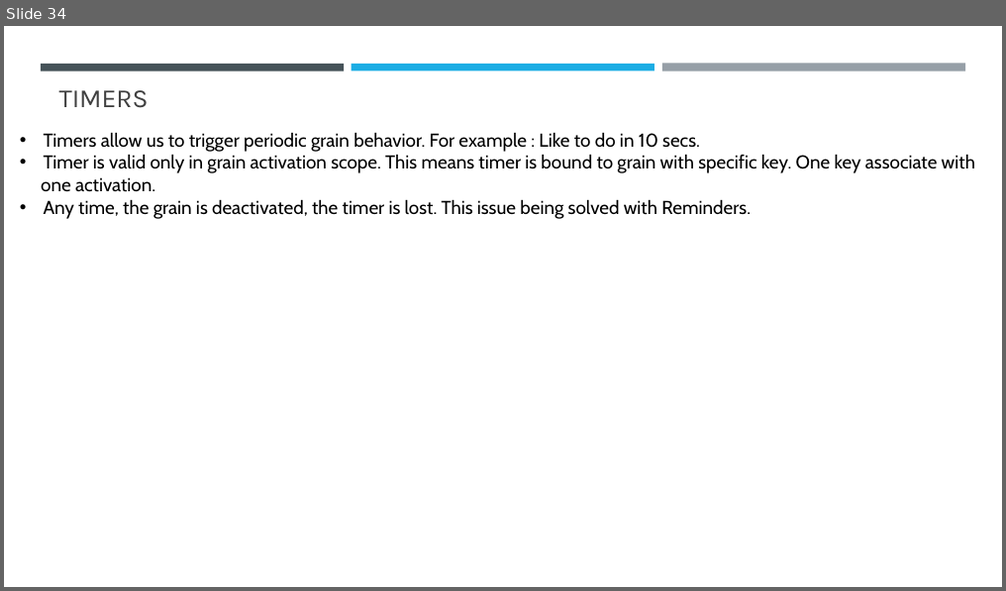
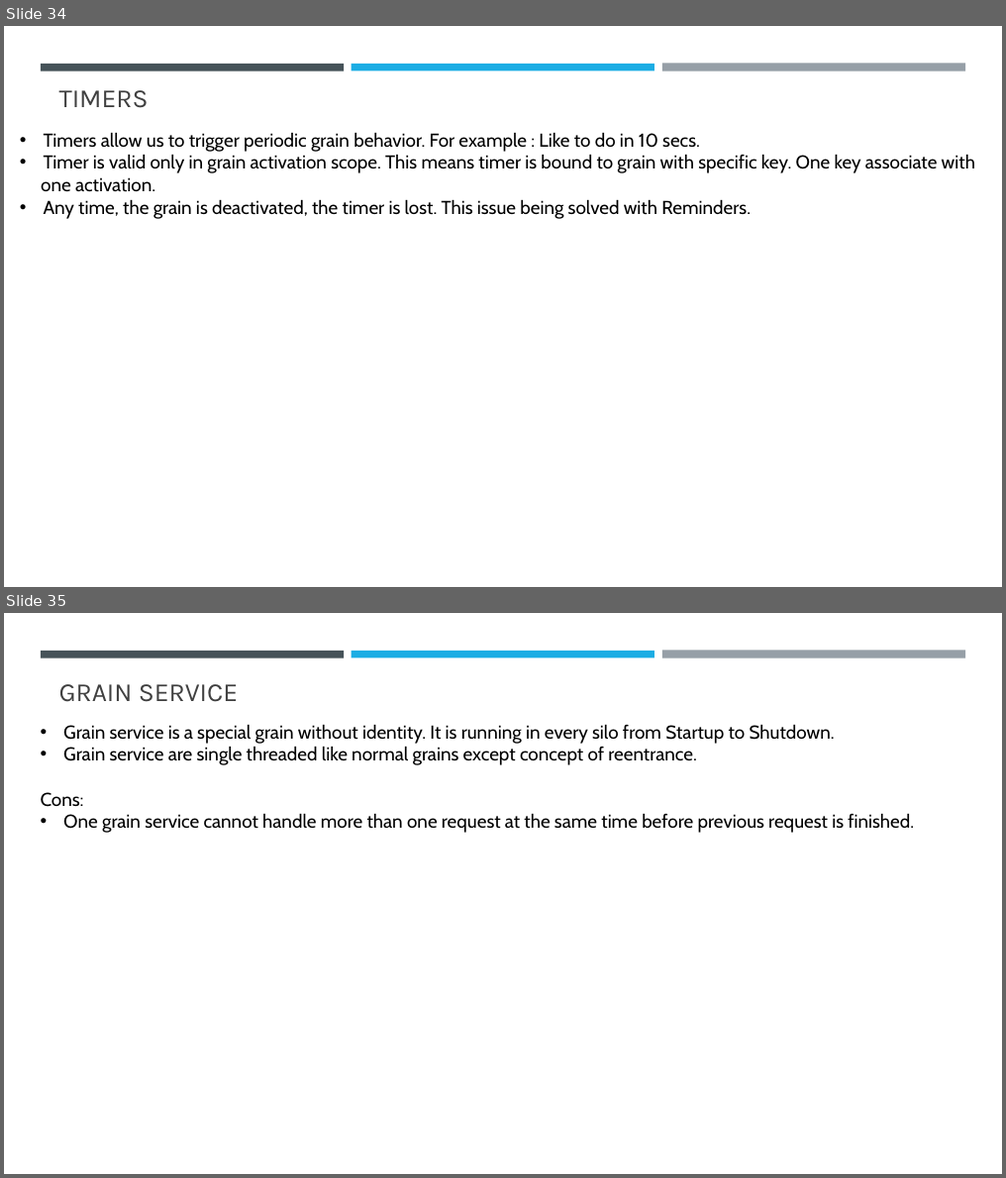
Before and after one commit to sansindia85/Orleans, a slide deck: Presentation/Microsoft Orleans.pptx. Shown one above the other, each under a label of ours: slide 34 before the commit, slides 34 and 35 after it. The pictures are 1006x591 and 1006x1178 pixels, drawn with LibreOffice and Linux fonts; fonts in the diff are those of the drawing. Boxes give left, top, right and bottom in pixels: in the first picture for what was removed or moved away, otherwise in the second. Text is boxed around its words. In the diff, an @@ line names an element or a change of style, - is before the commit and + after.

Commit message:
Olreans concept using Timers.

```diff
--- a/Presentation/Microsoft Orleans.pptx
+++ b/Presentation/Microsoft Orleans.pptx
@@ slide 35 added at bbox=[4, 613, 1002, 1174], background #FFFFFF; not listed: 3 template elements that a slide beside it also shows @@
@@ title added at bbox=[59, 684, 238, 702], 25.2 pt, text #404040 @@
+GRAIN SERVICE
@@ text added at bbox=[41, 724, 914, 833], 18 pt, text #000000 @@
+• Grain service is a special grain without identity. It is running in every silo from Startup to Shutdown.
+• Grain service are single threaded like normal grains except concept of reentrance.
+Cons:
+• One grain service cannot handle more than one request at the same time before previous request is finished.
```
Also in this commit, not shown: 9 other files.
